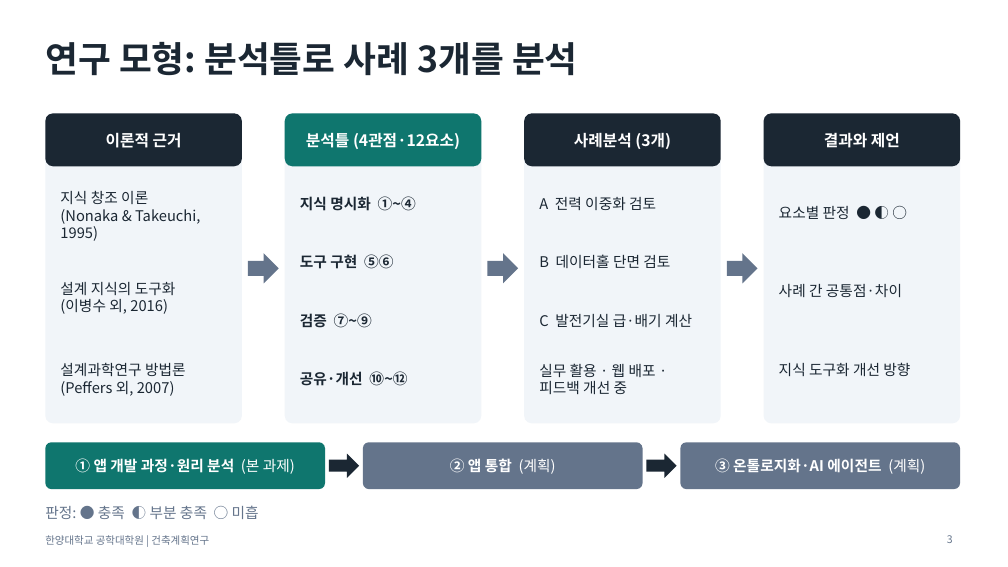
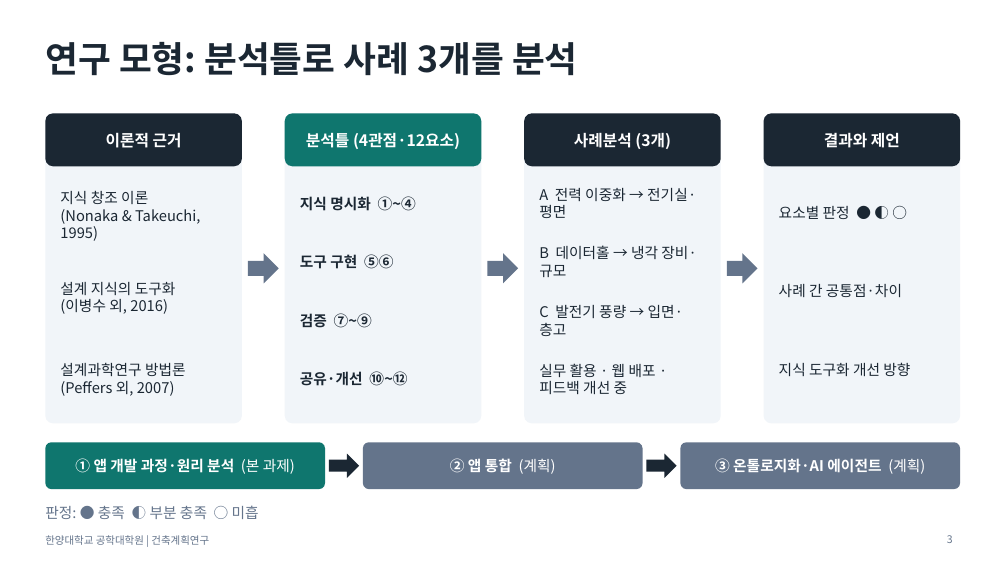
Before and after one commit to sangchuls/pango-gmp, a slide deck: slide 3 of research/발표자료_4장.pptx. Drawn at 1008x567 pixels with LibreOffice and Linux fonts; fonts in the diff are those of the drawing. Boxes give left, top, right and bottom in pixels: in the first picture for what was removed or moved away, otherwise in the second. Text is boxed around its words. In the diff, an @@ line names an element or a change of style, - is before the commit and + after.

```diff
--- a/research/발표자료_4장.pptx
+++ b/research/발표자료_4장.pptx
@@ text at (x1=539, y1=188, x2=696, y2=218): text changed @@
-A 전력 이중화 검토
+A 전력 이중화 → 전기실·평면
@@ text at (x1=539, y1=245, x2=697, y2=277): text changed @@
-B 데이터홀 단면 검토
+B 데이터홀 → 냉각 장비·규모
@@ text at (x1=539, y1=305, x2=684, y2=336): text changed @@
-C 발전기실 급·배기 계산
+C 발전기 풍량 → 입면·층고
```
Also in this commit, not shown: 1 other slide changed, 5 other files.
